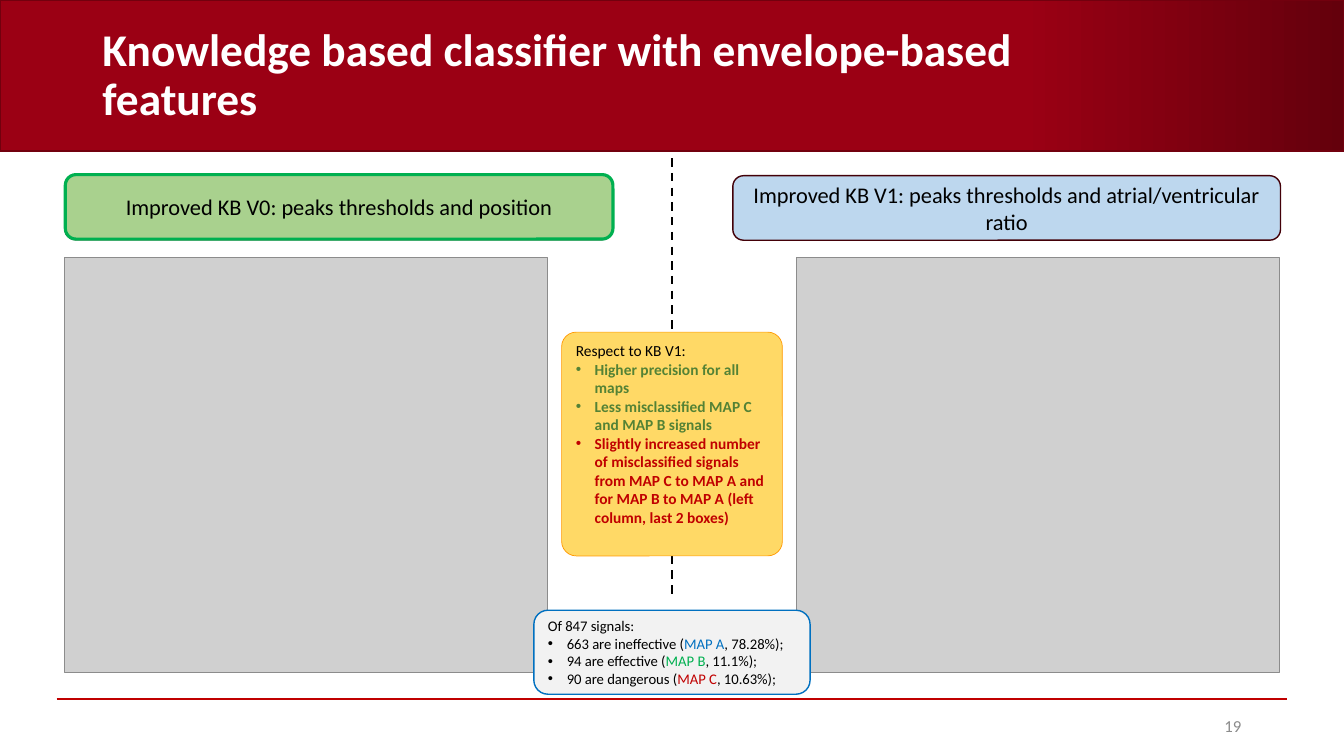
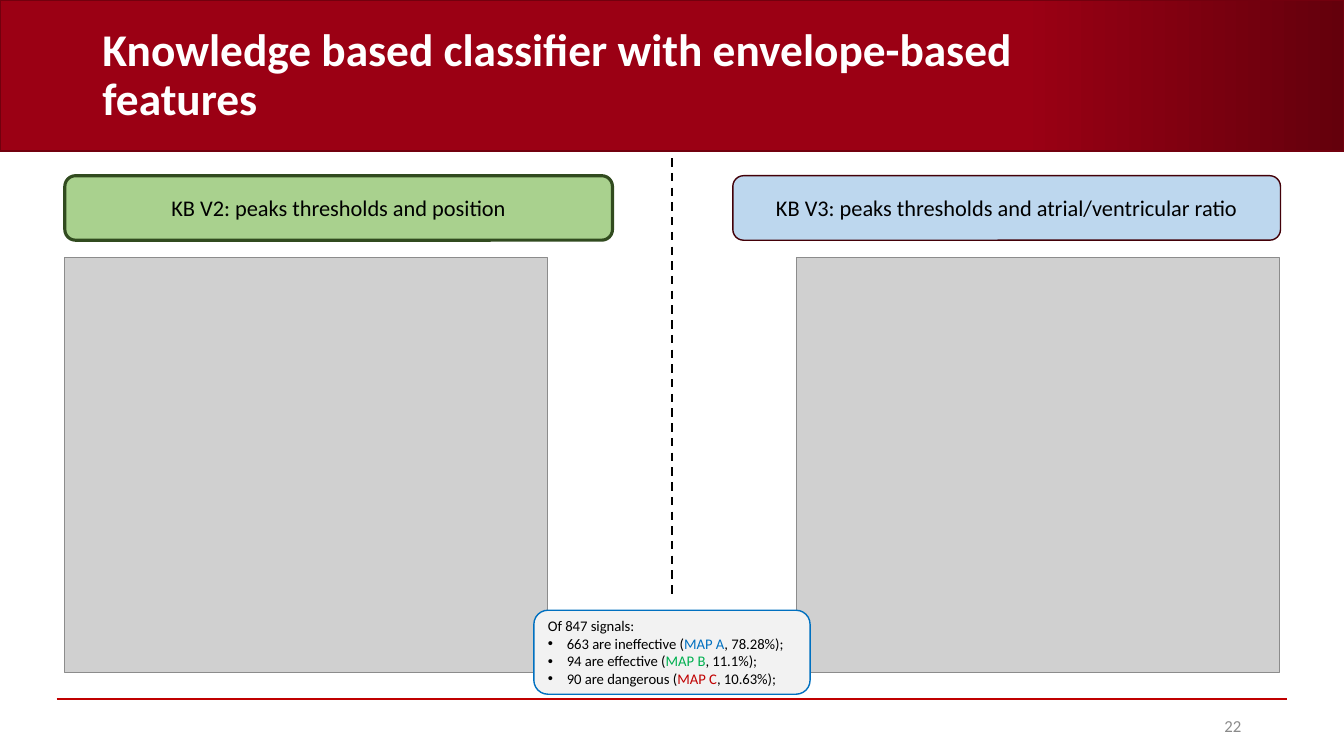
Before and after one commit to AndreaCorrado00/Tesi_magistrale_Corrado_Andrea, a slide deck: slide 22 of Documentation/10. Features and classification results V3.pptx (slide 19 before the commit). Drawn at 1344x756 pixels with LibreOffice and Linux fonts; fonts in the diff are those of the drawing; grey boxes stand for pictures; background and template pictures are left out. Boxes give left, top, right and bottom in pixels: in the first picture for what was removed or moved away, otherwise in the second. Text is boxed around its words. In the diff, an @@ line names an element or a change of style, - is before the commit and + after.

```diff
--- a/Documentation/10. Features and classification results V3.pptx
+++ b/Documentation/10. Features and classification results V3.pptx
@@ rounded rectangle "KB V2: peaks thresholds and ..." at (65, 175, 612, 240): fill #BDD7EE to #A9D18E; outline #440009 1 pt to #314C1F 2.25 pt @@
@@ rounded rectangle removed at (66, 174, 613, 239) @@
-Improved KB V0: peaks thresholds and position
@@ text in rounded rectangle at (171, 200, 505, 220): text changed @@
-Improved KB V0: peaks thresholds and position
+KB V2: peaks thresholds and position
@@ text in rounded rectangle at (776, 200, 1237, 220): text changed @@
-Improved KB V1: peaks thresholds and atrial/ventricular ratio
+KB V3: peaks thresholds and atrial/ventricular ratio
@@ rounded rectangle removed at (562, 332, 782, 556) @@
-Respect to KB V1:
-• Higher precision for all maps
-• Less misclassified MAP C and MAP B signals
-• Slightly increased number of misclassified signals from MAP C to MAP A and for MAP B to MAP A (left column, last 2 boxes)
@@ page number at (1224, 721, 1241, 732): text changed @@
-19
+22
```
Also in this commit, not shown: 15 other slides changed, 5 slides added, 1 slide removed.
